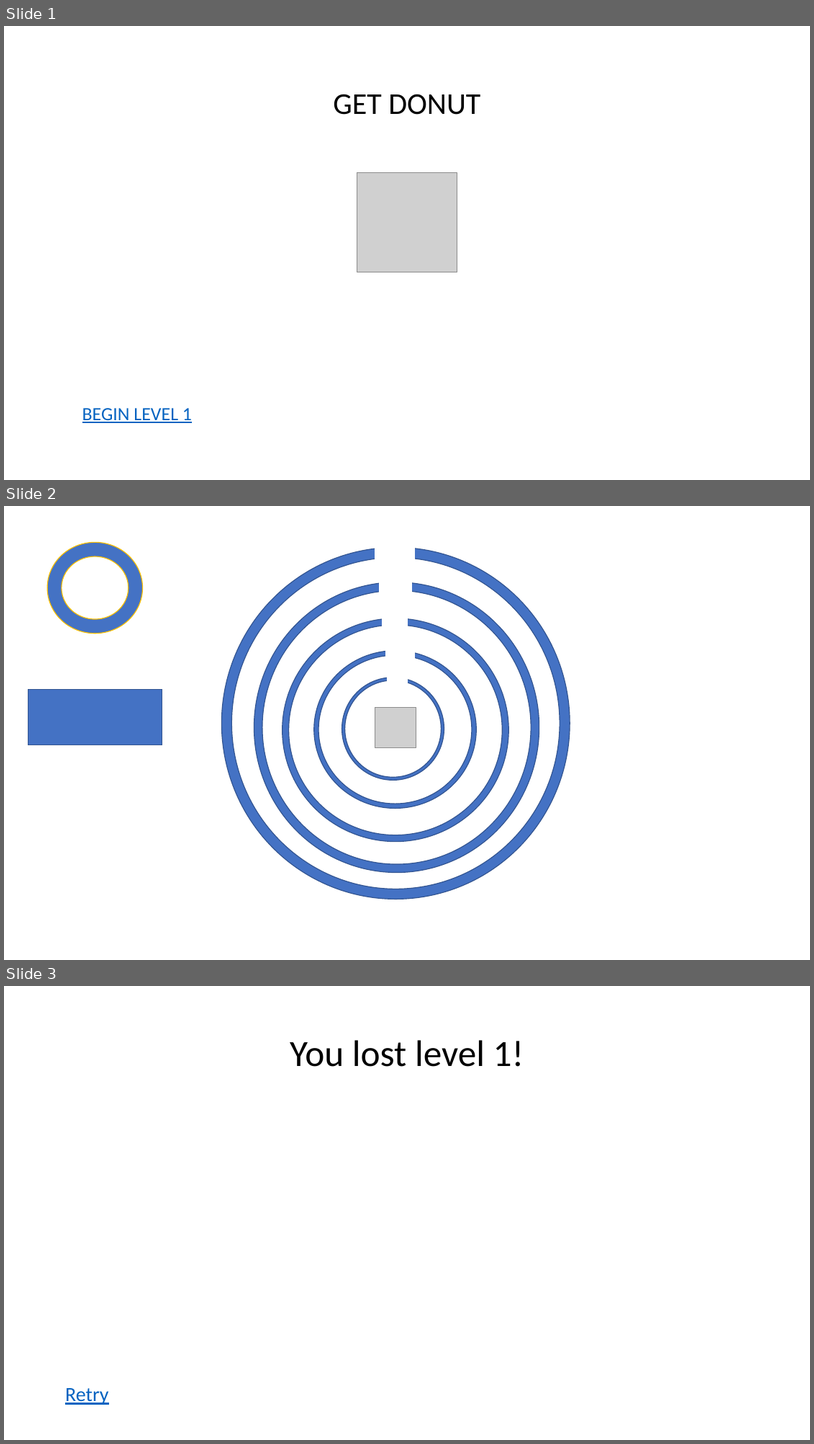
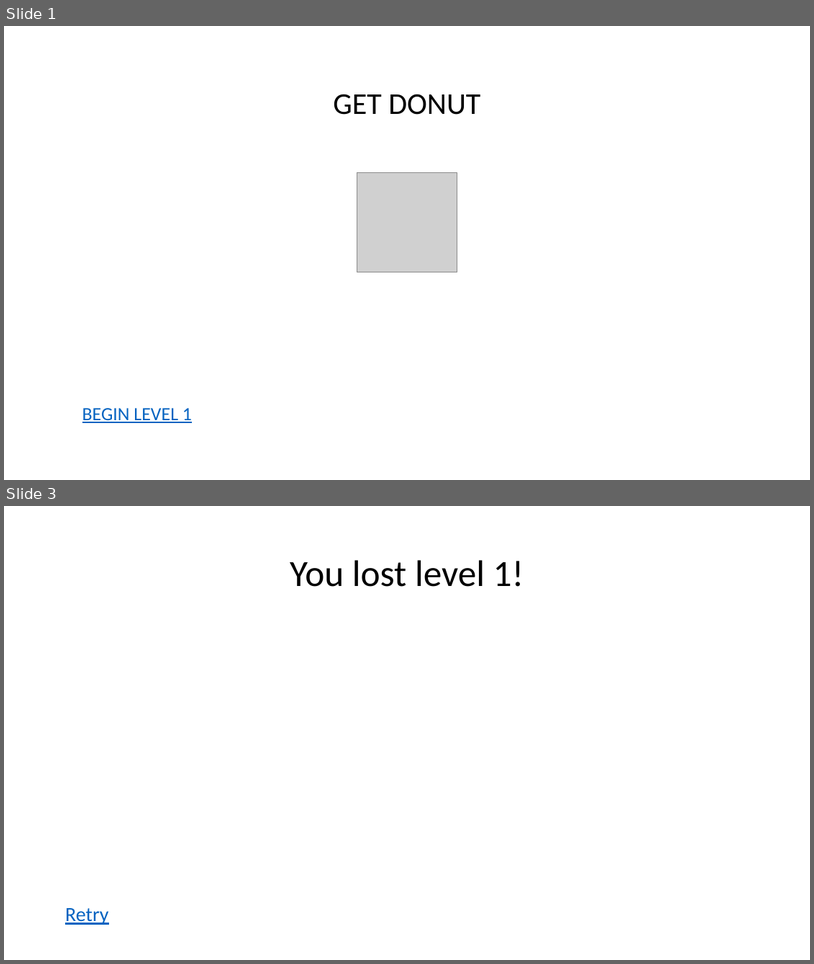
Before and after one commit to RIDENTEM/ppJam2019, a slide deck: ppJam.pptm. Shown one above the other, each under a label of ours: slides 1, 2 and 3 before the commit, slides 1 and 3 after it; the slides between them are not shown. The pictures are 814x1444 and 814x964 pixels, drawn with LibreOffice and Linux fonts; fonts in the diff are those of the drawing; grey boxes stand for pictures. Boxes give left, top, right and bottom in pixels: in the first picture for what was removed or moved away, otherwise in the second. Text is boxed around its words. In the diff, an @@ line names an element or a change of style, - is before the commit and + after.

```diff
--- a/ppJam.pptm
+++ b/ppJam.pptm
@@ slide 2 removed at [4,506,810,960], background #FFFFFF @@
@@ donut removed at [47,542,143,633] @@
@@ donut removed at [221,547,570,898] @@
@@ rectangle removed at [376,542,415,562] @@
@@ donut removed at [255,582,540,872] @@
@@ rectangle removed at [381,578,412,595] @@
@@ donut removed at [282,618,509,842] @@
@@ rectangle removed at [382,615,407,628] @@
@@ donut removed at [314,651,476,808] @@
@@ rectangle removed at [386,643,415,663] @@
@@ donut removed at [342,677,445,780] @@
@@ rectangle removed at [387,674,407,690] @@
@@ rectangle removed at [28,690,162,746] @@
@@ picture removed at [376,707,416,747] @@
```
Also in this commit, not shown: 3 slides changed, 1 slide added, 1 other file.
